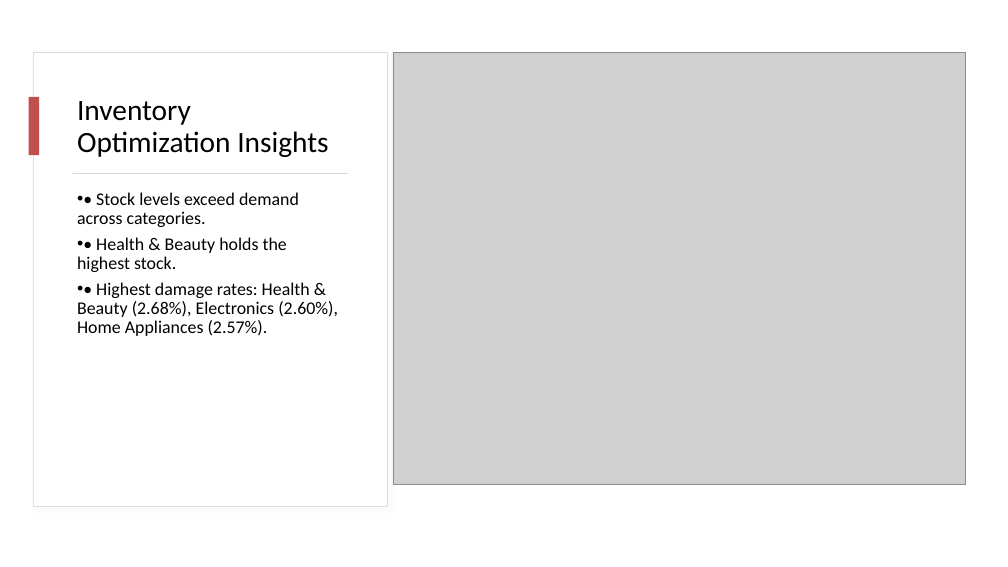
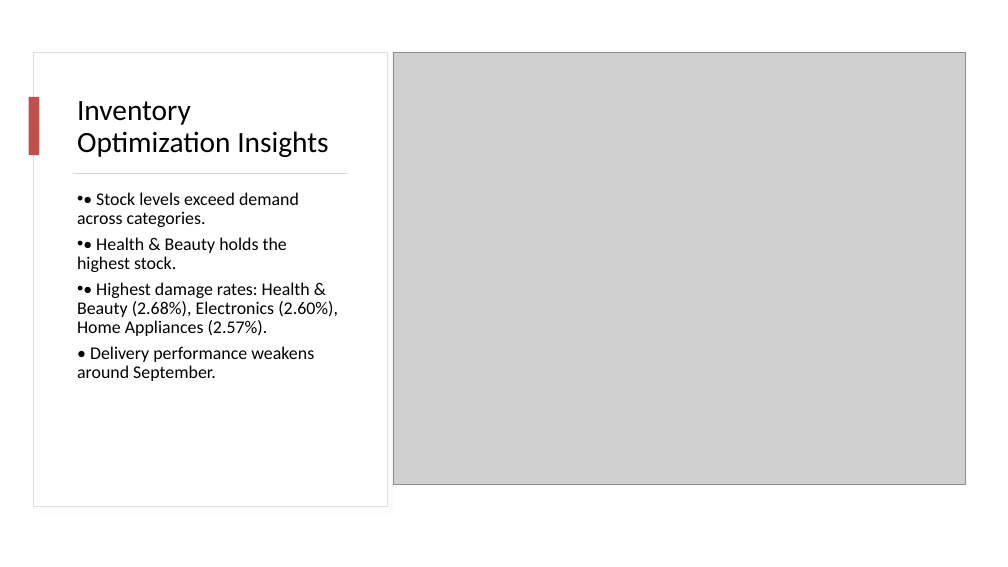
Before and after one commit to Engfathiu01/SUPPLY-CHAIN-CAPSTONE-PROJECT, a slide deck: slide 7 of data/GlobalMart_Presentation.pptx. Drawn at 1008x567 pixels with LibreOffice and Linux fonts; fonts in the diff are those of the drawing; grey boxes stand for pictures. Boxes give left, top, right and bottom in pixels: in the first picture for what was removed or moved away, otherwise in the second. Text is boxed around its words. In the diff, an @@ line names an element or a change of style, - is before the commit and + after.

```diff
--- a/data/GlobalMart_Presentation.pptx
+++ b/data/GlobalMart_Presentation.pptx
@@ text at (77,346,314,381): paragraph added @@
+• Delivery performance weakens around September.
```
Also in this commit, not shown: 1 other slide changed.
